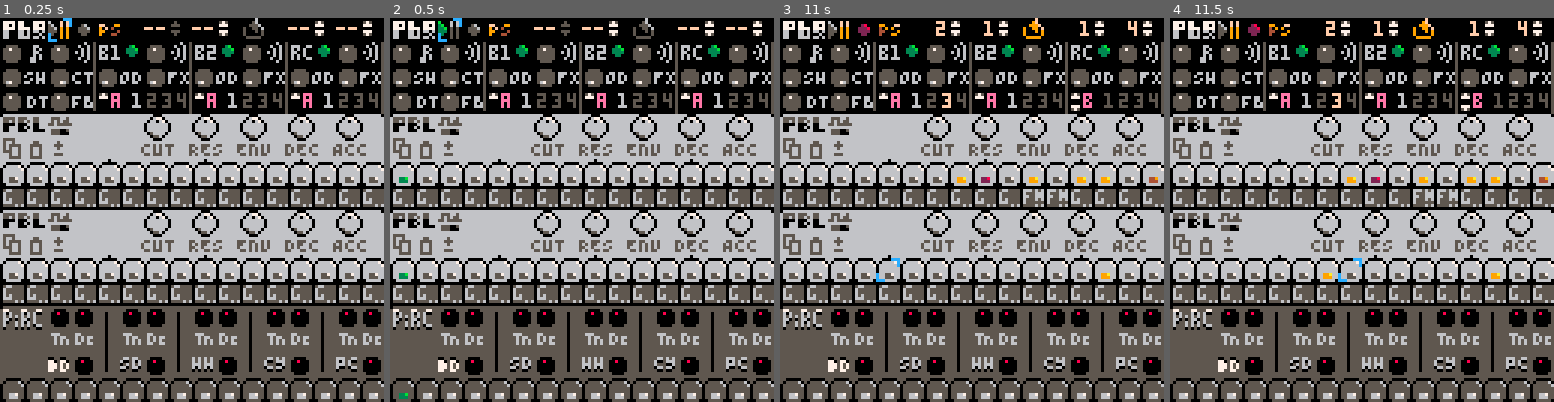
Above: before the commit, frames 1-4 (left to right).
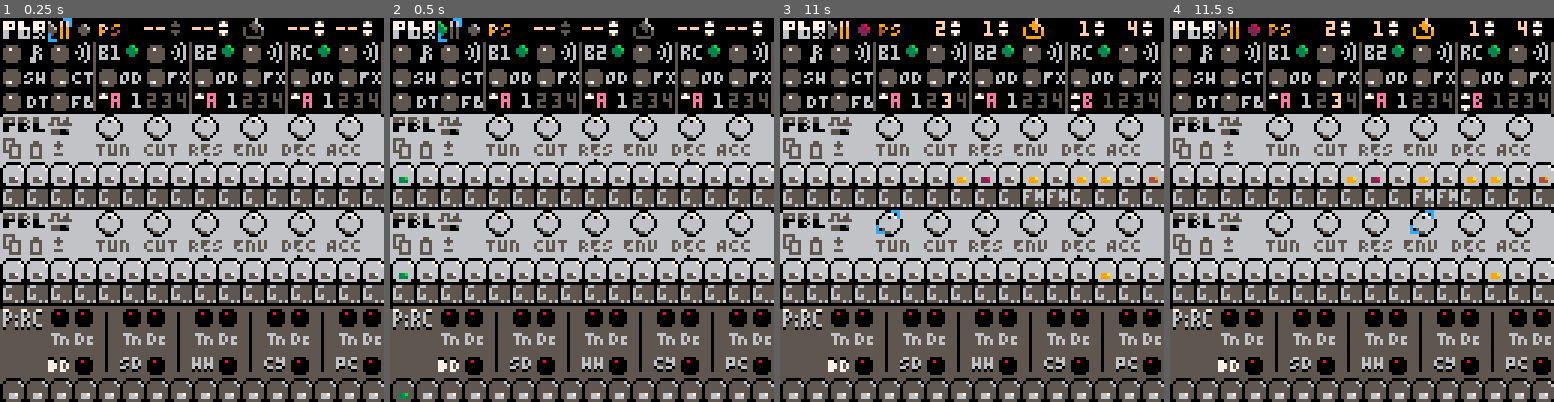
Above: after the commit, the same moments.

Repository: luchak/rp8
Game: PICO-8 cartridge pb-0x.p8
Two runs of this game, one before a commit and one after it. Both use one fixed random seed, a clock stepped at 60 frames per second and the inputs below.
Inputs:
- Up to frame 1 (0.25 s): no input
- Up to frame 2 (0.5 s): tap X (X key) at 0.33 s
- Up to frame 3 (11 s): tap O (Z key) at 0.7, 1.7, 2.1, 2.5, 2.9, 3.3, 3.7, 4.1, 4.5, 4.9, 5.3, 5.7, 6.1, 6.5, 6.9, 7.3, 7.7, 8.1, 8.5, 8.9, 9.3, 9.7, 10.1, 10.5, 10.9 s; tap X (X key) at 1.07, 1.85, 2.97, 4.08, 5.2, 6.32, 7.43, 8.55, 9.67, 10.78 s; hold Right 1.6-2.1 s; hold Up 2.15-2.42 s; hold Right 2.47-3.03 s; hold Left 3.08-3.58 s; hold Down 3.63-3.97 s; hold Right 4.02-4.68 s; hold Up 4.73-5.03 s; hold Left 5.08-5.68 s; hold Down 5.73-6.03 s; hold Right 6.08-6.58 s; hold Right 6.63-7.13 s; hold Up 7.18-7.45 s; hold Right 7.5-8.07 s; hold Left 8.12-8.62 s; hold Down 8.67-9 s; hold Right 9.05-9.72 s; hold Up 9.77-10.07 s; hold Left 10.12-10.72 s; hold Down from 10.77 s (still down)
- Up to frame 4 (11.5 s): release Down at 11.07 s; hold Right from 11.12 s (still down); tap O (Z key) at 11.3 s

The runs differ from the first frame. In frame 1, 2.2% of the frame differs, in the area x 25-96%, y 25-63%; in frame 2, 2.2%; in frame 3, 2.3%; in frame 4, 2.3%, in the area x 25-96%, y 25-69%.

Commit message:
Add tuning knob to synths

Diff:
--- a/pb-0x.p8
+++ b/pb-0x.p8
@@ -401,6 +401,7 @@
   os=4,
   env=0.5,
   acc=0.5,
+  detune=1,
   saw=false,
   _fc=0,
   _f1=0,
@@ -438,6 +439,7 @@
   self._nl=note_len
   self._lsl=self._sl
   self._gate=false
+  self.detune=semitone^(flr(24*(par.tun-0.5)+0.5))
   if (patstep==n_off) return
   self._ac=patstep==n_ac or patstep==n_ac_sl
   self._sl=patstep==n_sl or patstep==n_ac_sl
@@ -445,7 +447,7 @@
   self._gate=true
   local f=55*(semitone^(pat.notes[step]+3))
   --ordered for numeric safety
-  self.todp=((f/self.os)<<5)/sample_rate
+  self.todp=(f/self.os)/(sample_rate>>8)
 
   if (self._ac) self.env+=par.acc
   if self._lsl then
@@ -467,6 +469,7 @@
   local ae,aed,me,med,mr=self._ae,self._aed,self._me,self._med,self._mr
   local env,saw,lev,acc,ovr=self.env,self.saw,self.lev,self.acc,self.ovr
   local gate,nt,nl,sl,ac=self._gate,self._nt,self._nl,self._sl,self._ac
+  local detune=self.detune
   for i=first,last do
    local fc=min(0.37/os,fcb+((me*env)>>4))
    -- very very janky dewarping
@@ -486,9 +489,10 @@
     me*=med
    end
    odp+=todpr*(todp-odp)
+   local dodp=odp*detune
    self._nt+=1
    for j=1,os do
-    local osc=(op>>4)
+    local osc=(op>>7)
     if not saw then
      osc=(osc>>2)+0.5+((osc&0x8000)>>15)
     end
@@ -501,8 +505,8 @@
     f3+=(f2-f3)*fc
     f4+=(f3-f4)*fc
 
-    op+=odp
-    if (op>16) op-=32
+    op+=dodp
+    if (op>128) op-=256
    end
    local out=f4*ae
    if (ac) out*=1+acc*me
@@ -1123,7 +1127,7 @@
   on=true,
   pat=1,
   saw=true,
-  lev=0.5,
+  tun=0.5,
   cut=0.5,
   res=0.5,
   env=0.5,
@@ -1134,7 +1138,7 @@
   on=true,
   pat=1,
   saw=true,
-  lev=0.5,
+  tun=0.5,
   cut=0.5,
   res=0.5,
   env=0.5,
@@ -1576,6 +1580,7 @@
  )
 
  for k,x in pairs(parse[[{
+  tun=32,
   cut=48,
   res=64,
   env=80,
@@ -1820,14 +1825,14 @@
 05750000040000040900000905000005057500050050000005050500005050000050050000505000500000500050000000000000000000000650065000650650
 00000000004444400099999000555550000000050000000050050050005050000055550055505550055555000000000005550000000000006650066000666650
 00000000000000000000000000000000000000050000000000000000000000000000000000000000000000000000000000500000000000005550005000055550
-00000000000000000000000000000000666666666660006666666666666000666666666666600066666666666660006666666666666000666666666600000000
-05750eee05750eee057500ee00000ee0666666666666666666666666666666666666666666666666666666666666666666666666666666666666666600000000
-07770e0e07770e0e07770e0000000e0e666666666556565655566665566555666556665556556656566666556655566556666655665566556666666600000000
-00000eee00000ee000000e0000000e0e666666665666565665666665656556665666665566565656566666565655665666666565656665666666666600000000
-00000e0e00000e0e00000e0000000e0e666666665666565665666665566566666656665666565656566666565656665666666555656665666666666600000000
-00000e0e07770eee077700ee07770ee0666666666556555665666665656655665566666556565655666666556665566556666565665566556666666600000000
-00000000057500000575000005750000666666666666666666666666666666666666666666666666666666666666666666666666666666666666666600000000
-00000000000000000000000000000000666666666666666666666666666606666666666666666666666666666660666666666666666666666666666600000000
+00000000000000000000000000000000666000666666666666600066666666666660006666666666666000666666666666600066666666666660006666666666
+05750eee05750eee057500ee00000ee0666666666666666666666666666666666666666666666666666666666666666666666666666666666666666666666666
+07770e0e07770e0e07770e0000000e0e555656565566666665565656555666655665556655666655565566565666665566555665566666556655665566666666
+00000eee00000ee000000e0000000e0e656656565656666656665656656666656565566566666655665656565666665656556656666665656566656666666666
+00000e0e00000e0e00000e0000000e0e656656565656666656665656656666655665666665666656665656565666665656566656666665556566656666666666
+00000e0e07770eee077700ee07770ee0656655565656666665565556656666656566556556666665565656556666665566655665566665656655665566666666
+00000000057500000575000005750000666666666666666666666666666666666666666666666666666666666666666666666666666666666666666666666666
+00000000000000000000000000000000666666666666666666666666666666666666066666666666666666666666666666606666666666666666666666666666
 66666666666666666666666666666666666666666666666666666666000000000000000000000000000000000000000000006000000000000000000000000000
 66666666666666666666666666666666666666666666666665555666000000000000000000000000000000000000000000600600000000000000000000000000
 65565556556665565556556655666556655665566666666665665666000280000008e00000056000000000000000000000060600000000000000000000000000
@@ -1979,8 +1984,8 @@
 782878271726782718267827192678277828782717ce782718ce782719ce782778287827b61726d0fcfdfe787878c6cb0000000000000000000000000000000000000000000000000000000000000000000000000000000000000000000000000000000000000000000000000000000000000000000000000000000000000000
 787078717829782a7829782a7829782a787078717829782a7829782a7829782a78707871b51826d0fcfdfe787878c7c80000000000000000000000000000000000000000000000000000000000000000000000000000000000000000000000000000000000000000000000000000000000000000000000000000000000000000
 78727873d00000a3d00000a3d00000a378727873d0fcfdfed0fcfdfed0fcfdfe78727873b91926d0fcfdfe787878cac90000000000000000000000000000000000000000000000000000000000000000000000000000000000000000000000000000000000000000000000000000000000000000000000000000000000000000
-0c0d031d1d1d341e341e341e341e341f0c0d031d1d1dd4341e341e341e341e34000000000000000000000000000000000000000000000000000000000000000000000000000000000000000000000000000000000000000000000000000000000000000000000000000000000000000000000000000000000000000000000000
-1c1b1a1d0e8182838485868788898a8b1c1b1a1d0ed4d4d5d6d7d8d9dadbdcdd000000000000000000000000000000000000000000000000000000000000000000000000000000000000000000000000000000000000000000000000000000000000000000000000000000000000000000000000000000000000000000000000
+0c0d031d341e341e341e341e341e341f0c0d031d1d1dd4341e341e341e341e34000000000000000000000000000000000000000000000000000000000000000000000000000000000000000000000000000000000000000000000000000000000000000000000000000000000000000000000000000000000000000000000000
+1c1b1a1dd4d5d6d7d8d9dadbdcdddedf1c1b1a1d0ed4d4d5d6d7d8d9dadbdcdd000000000000000000000000000000000000000000000000000000000000000000000000000000000000000000000000000000000000000000000000000000000000000000000000000000000000000000000000000000000000000000000000
 1010101010101010101010101010101010101010101010101010101010101010000000000000000000000000000000000000000000000000000000000000000000000000000000000000000000000000000000000000000000000000000000000000000000000000000000000000000000000000000000000000000000000000
 5555555555555555555555555555555555555555555555555555555555555555000000000000000000000000000000000000000000000000000000000000000000000000000000000000000000000000000000000000000000000000000000000000000000000000000000000000000000000000000000000000000000000000
 919267679067679067679067679067679192a1a1a1a193679367936793679367000000000000000000000000000000000000000000000000000000000000000000000000000000000000000000000000000000000000000000000000000000000000000000000000000000000000000000000000000000000000000000000000
